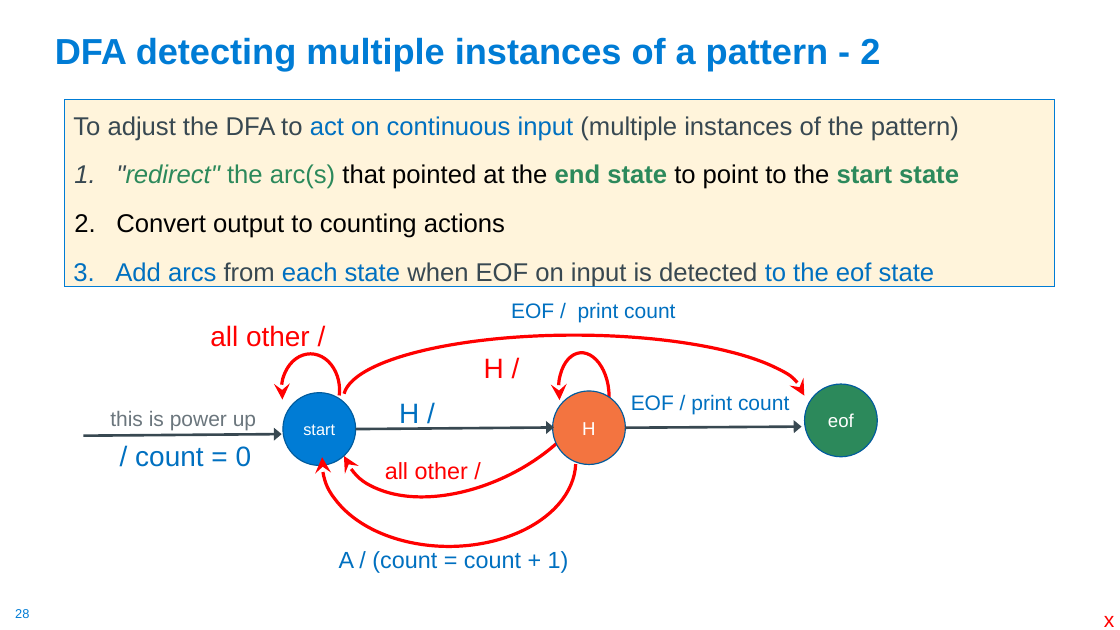
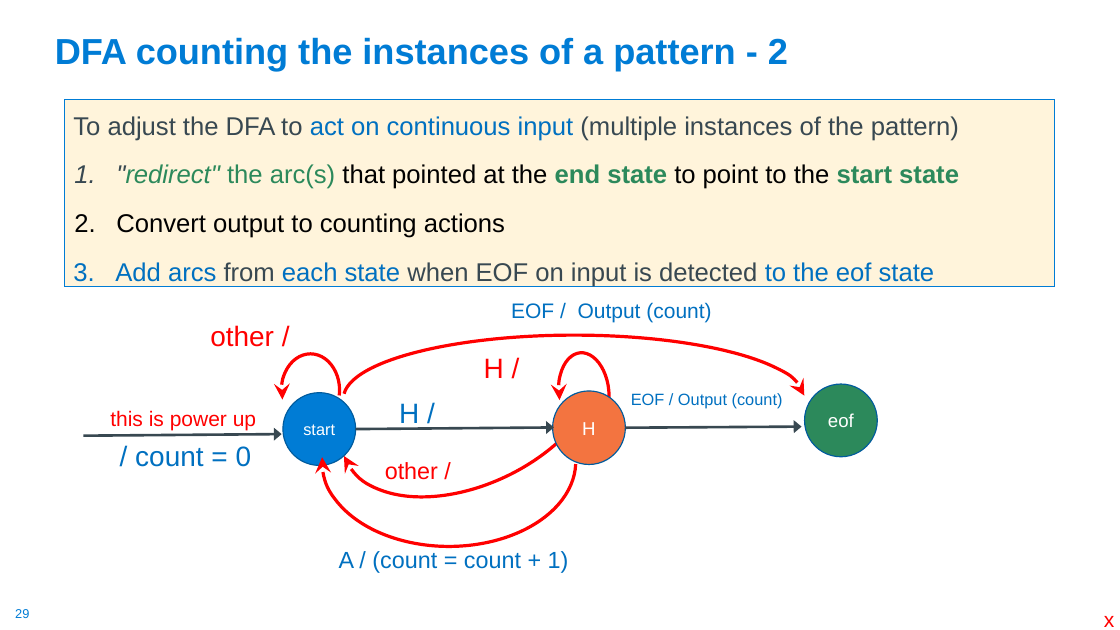
Before and after one commit to cse30-sp24/Muller-Slides, a slide deck: slide 29 of 01-C-Part1.pptx (slide 28 before the commit). Drawn at 1120x630 pixels with LibreOffice and Linux fonts; fonts in the diff are those of the drawing. Boxes give left, top, right and bottom in pixels: in the first picture for what was removed or moved away, otherwise in the second. Text is boxed around its words. In the diff, an @@ line names an element or a change of style, - is before the commit and + after.

```diff
--- a/01-C-Part1.pptx
+++ b/01-C-Part1.pptx
@@ title at (x1=55, y1=37, x2=788, y2=71): text changed @@
-DFA detecting multiple instances of a pattern - 2
+DFA counting the instances of a pattern - 2
@@ text at (x1=210, y1=325, x2=274, y2=347): text changed @@
-all other /
+other /
@@ text at (x1=511, y1=302, x2=711, y2=323): text changed @@
-EOF / print count
+EOF / Output (count)
@@ text "this is power up" at (x1=110, y1=410, x2=256, y2=431): text colour #6B767D to #FF0000 @@
@@ text at (x1=631, y1=393, x2=783, y2=409): text changed; size 18 to 14 pt @@
-EOF / print count
+EOF / Output (count)
@@ text at (x1=385, y1=462, x2=438, y2=480): text changed @@
-all other /
+other /
@@ page number at (x1=15, y1=609, x2=29, y2=618): text changed @@
-28
+29
```
Also in this commit, not shown: 20 other slides changed, 1 slide added, 1 other file.
